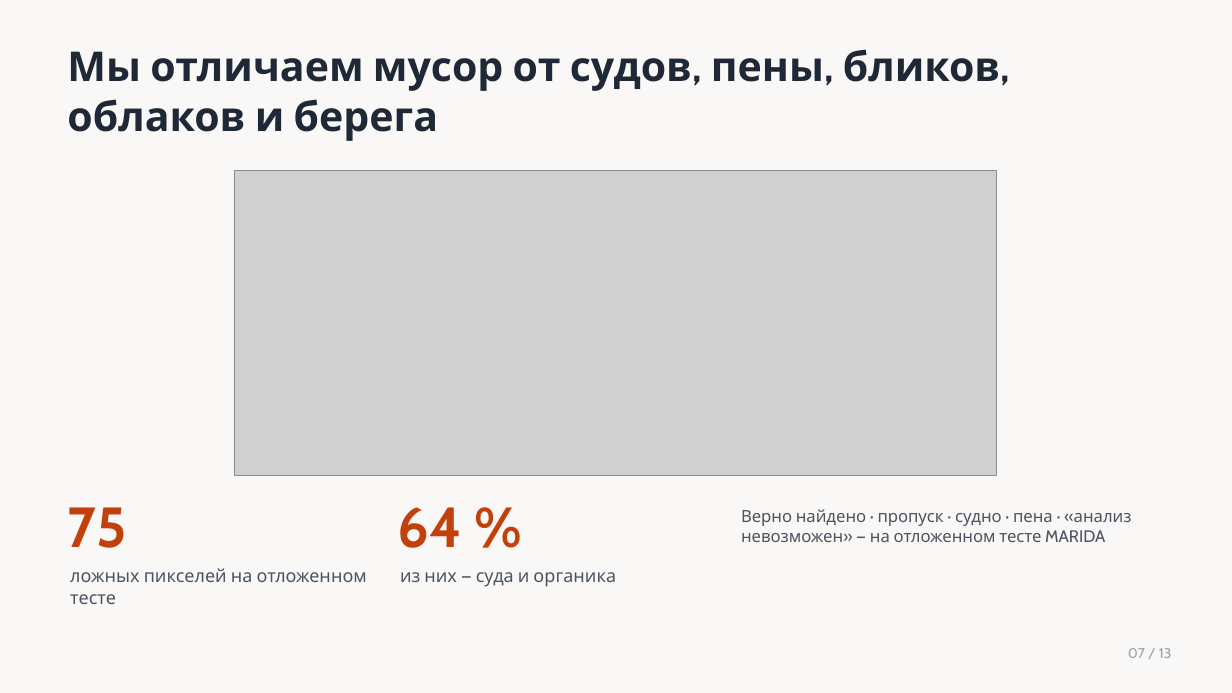
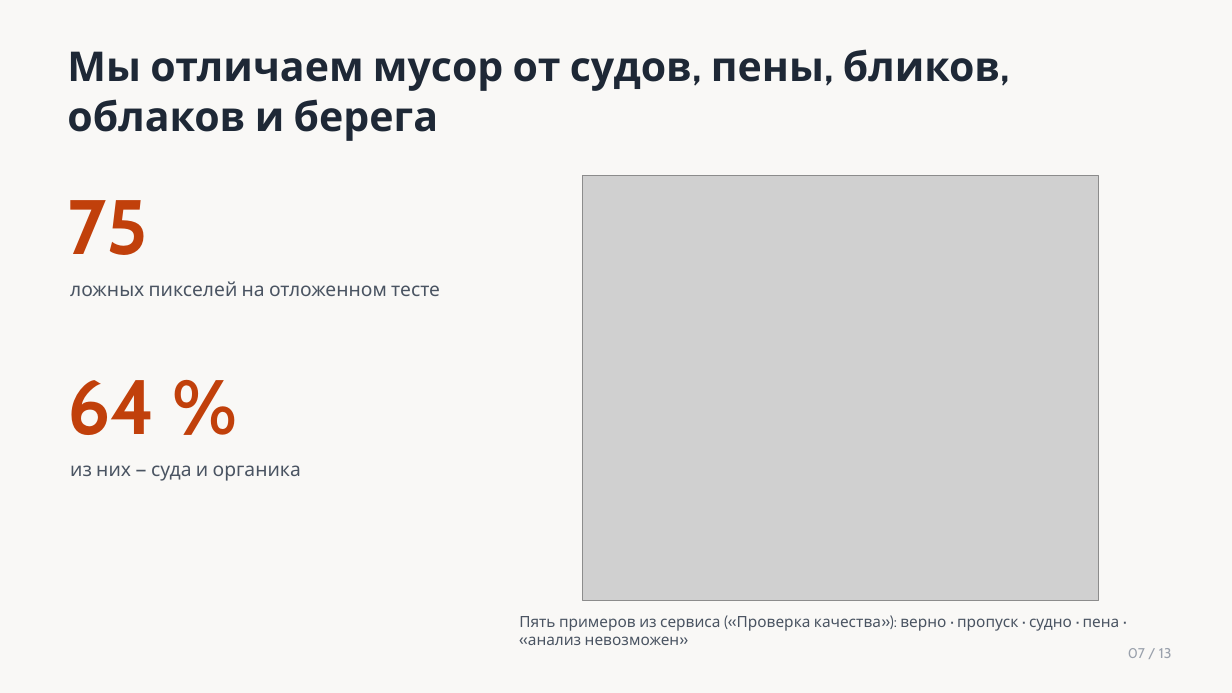
Before and after one commit to azama2t/final-cosmohack, a slide deck: slide 7 of presentation/deck_checkpoint.pptx. Drawn at 1232x693 pixels with LibreOffice and Linux fonts; fonts in the diff are those of the drawing; grey boxes stand for pictures. Boxes give left, top, right and bottom in pixels: in the first picture for what was removed or moved away, otherwise in the second. Text is boxed around its words. In the diff, an @@ line names an element or a change of style, - is before the commit and + after.

```diff
--- a/presentation/deck_checkpoint.pptx
+++ b/presentation/deck_checkpoint.pptx
@@ text "75": place and size @@
-text "75" at <box>67,507,126,548</box>
+text "75" at <box>67,200,148,255</box>
@@ text "75" at <box>67,200,148,255</box>: size 44 to 60 pt @@
@@ picture removed at <box>235,171,997,476</box> @@
@@ picture added at <box>583,176,1099,601</box> @@
@@ text "ложных пикселей на отложенном тесте": place and size @@
-text "ложных пикселей на отложенном тесте" at <box>70,568,367,604</box>
+text "ложных пикселей на отложенном тесте" at <box>70,281,440,296</box>
@@ text "ложных пикселей на отложенном тесте" at <box>70,281,440,296</box>: size 14 to 15 pt @@
@@ text "64 %" at <box>67,380,155,435</box>: size 44 to 60 pt @@
@@ text "64 %": place and size @@
-text "64 %" at <box>397,507,462,548</box>
+text "64 %" at <box>67,380,155,435</box>
@@ text "из них — суда и ..." at <box>70,465,301,481</box>: size 14 to 15 pt @@
@@ text "из них — суда и ...": place and size @@
-text "из них — суда и ..." at <box>400,572,616,587</box>
+text "из них — суда и ..." at <box>70,465,301,481</box>
@@ text at <box>519,616,1120,645</box>: text changed; size 13 to 12 pt @@
-Верно найдено · пропуск · судно · пена · «анализ невозможен» — на отложенном тесте MARIDA
+Пять примеров из сервиса («Проверка качества»): верно · пропуск · судно · пена · «анализ невозможен»
```
Also in this commit, not shown: 22 other files.
